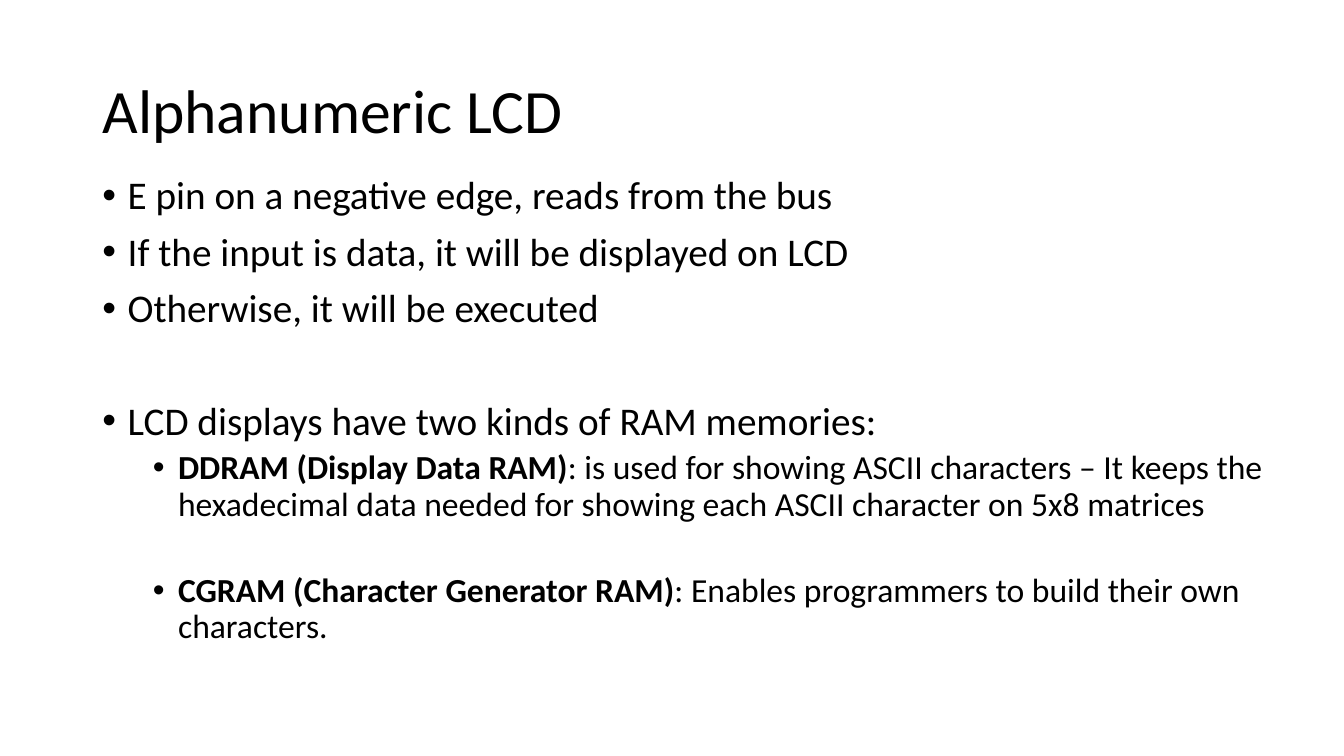
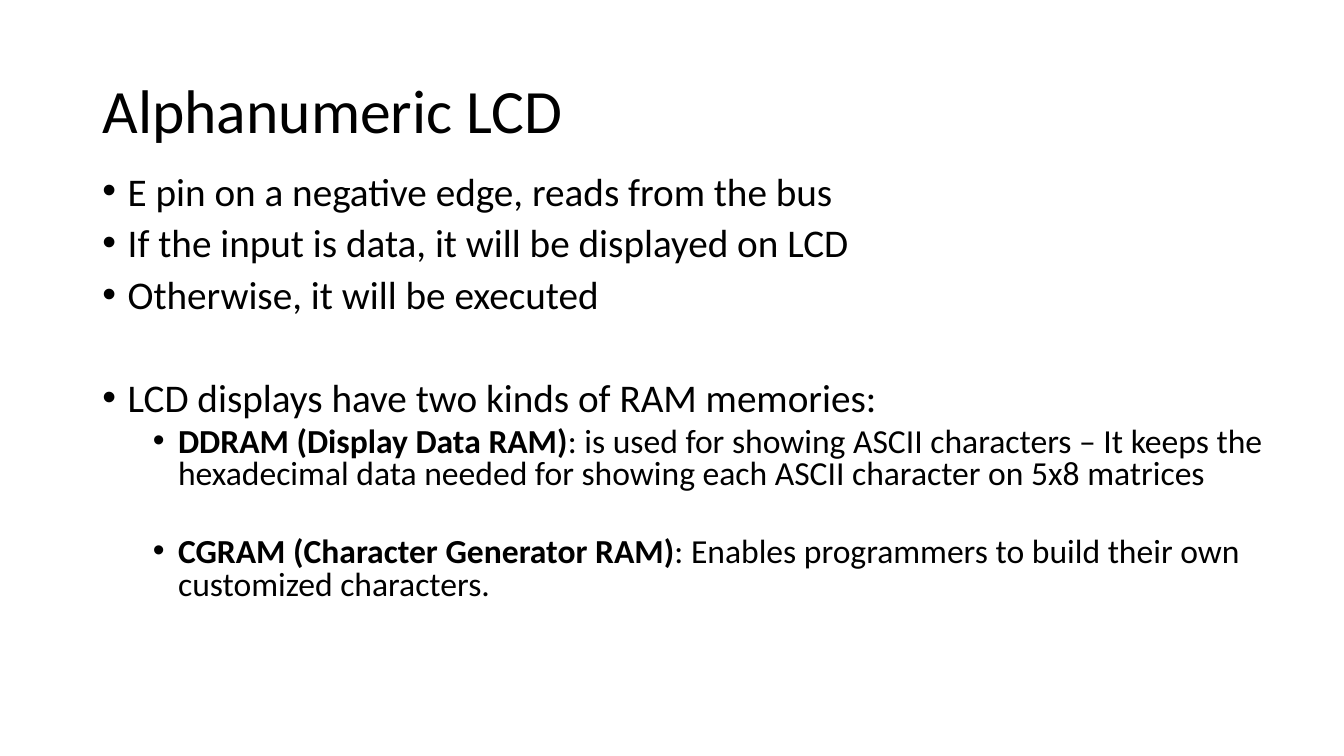
Before and after one commit to ehsanyousefzadehasl/MMCCF, a slide deck: slide 7 of 02-Alphanumeric-LCD/Alphanumeric-LCD.pptx. Drawn at 1344x756 pixels with LibreOffice and Linux fonts; fonts in the diff are those of the drawing. Boxes give left, top, right and bottom in pixels: in the first picture for what was removed or moved away, otherwise in the second. Text is boxed around its words. In the diff, an @@ line names an element or a change of style, - is before the commit and + after.

Commit message:
Alphanumeric LCDs is done!

```diff
--- a/02-Alphanumeric-LCD/Alphanumeric-LCD.pptx
+++ b/02-Alphanumeric-LCD/Alphanumeric-LCD.pptx
@@ text at <box>128,178,1263,491</box>: line spacing 0.9 to 0.8 @@
@@ text at <box>178,538,1239,597</box>: text changed @@
-  • CGRAM (Character Generator RAM): Enables programmers to build their own characters.
+  • CGRAM (Character Generator RAM): Enables programmers to build their own customized characters.
```
Also in this commit, not shown: 8 other slides changed, 31 other files.
